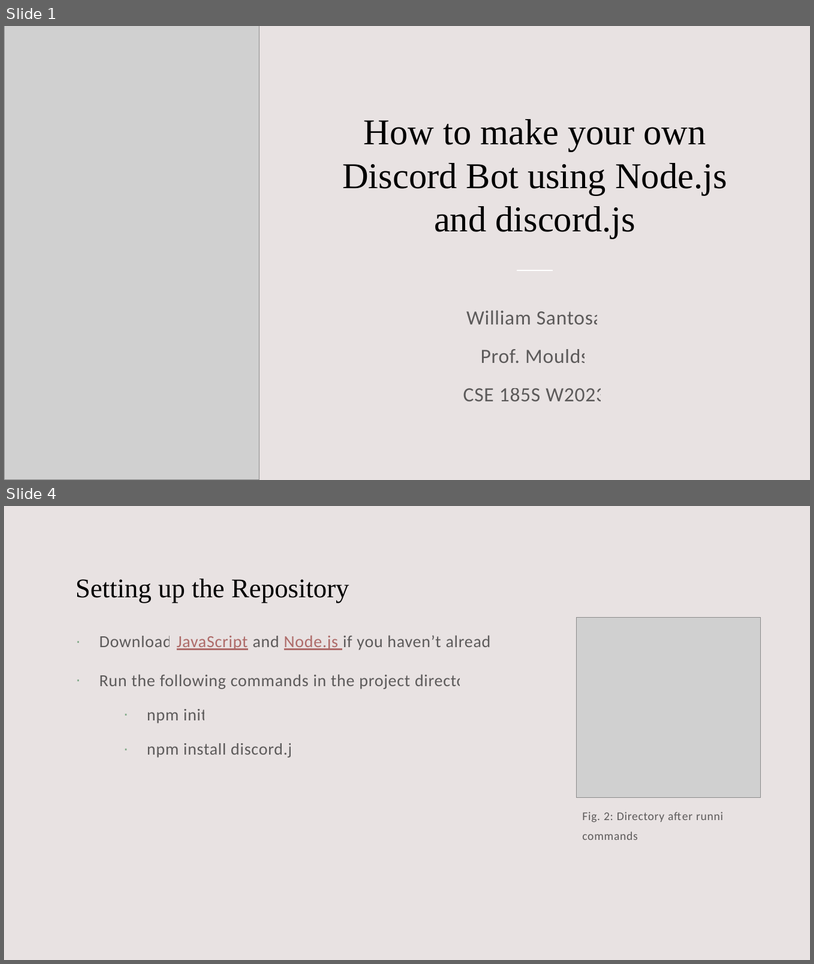
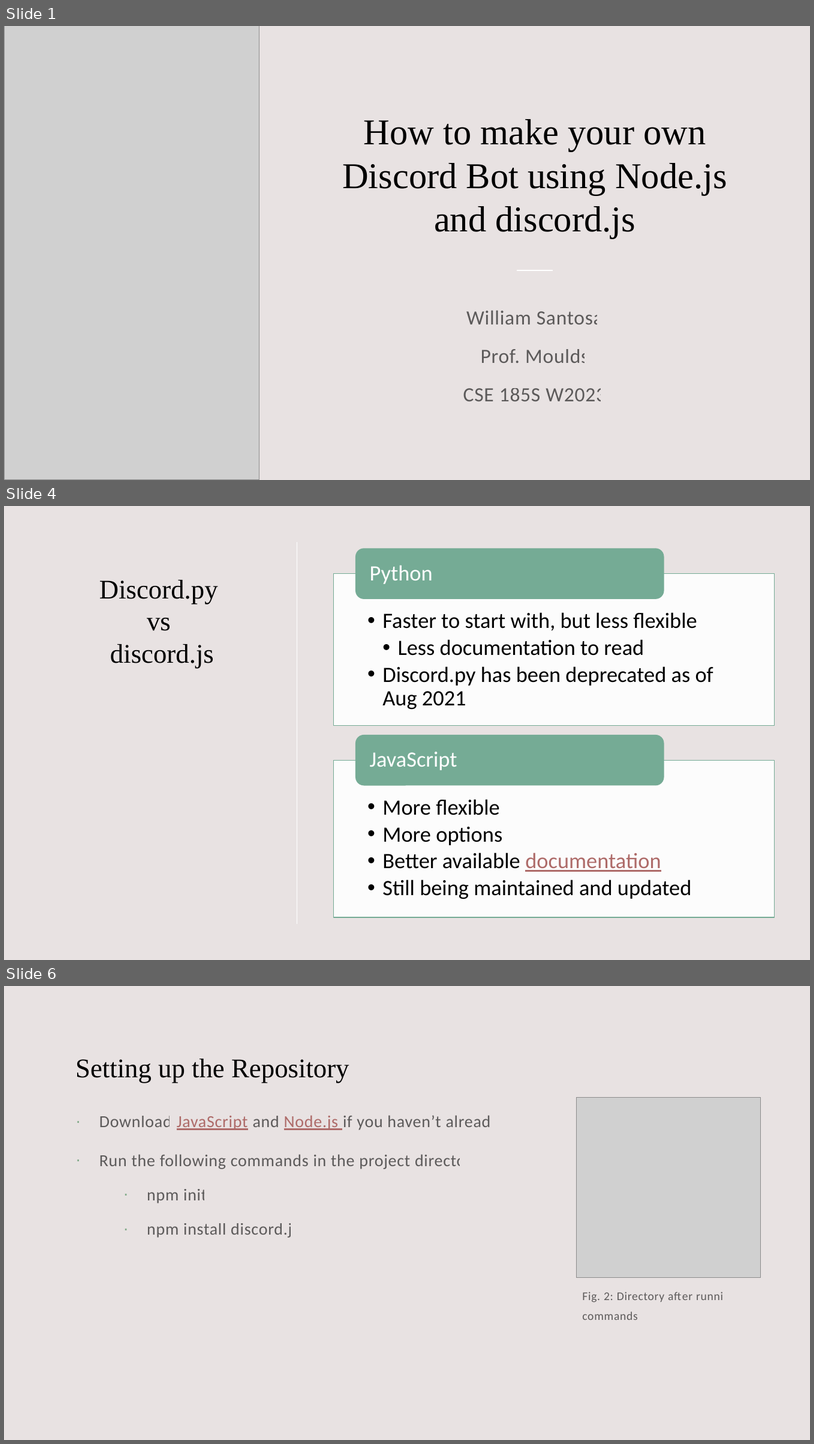
Before and after one commit to williamsantosa/cse185s-presentation, a slide deck: presentation.pptx. Shown one above the other, each under a label of ours: slides 1 and 4 before the commit, slides 1, 4 and 6 after it; the slides between them are not shown. The pictures are 814x964 and 814x1444 pixels, drawn with LibreOffice and Linux fonts; fonts in the diff are those of the drawing; grey boxes stand for pictures. Boxes give left, top, right and bottom in pixels: in the first picture for what was removed or moved away, otherwise in the second. Text is boxed around its words. In the diff, an @@ line names an element or a change of style, - is before the commit and + after.

```diff
--- a/presentation.pptx
+++ b/presentation.pptx
@@ slide 4 added at (x1=4, y1=506, x2=810, y2=960), background #E8E2E2 @@
@@ line added from (297, 541) to (297, 924), #FFFFFF 1 pt @@
@@ title added at (x1=99, y1=580, x2=218, y2=669), 32 pt, text #000000 @@
+Discord.py
+vs
+discord.js
@@ group added at (x1=333, y1=549, x2=775, y2=918): 4 texts, 2 rectangles, 2 rounded rectangles @@
+  • Faster to start with, but less flexible
+    • Less documentation to read
+  • Discord.py has been deprecated as of Aug 2021
+Python
+  • More flexible
+  • More options
+  • Better available documentation
+  • Still being maintained and updated
+JavaScript
@@ what was slide 4 is now slide 6 @@
```
Also in this commit, not shown: 2 slides changed, 1 other slide added.
